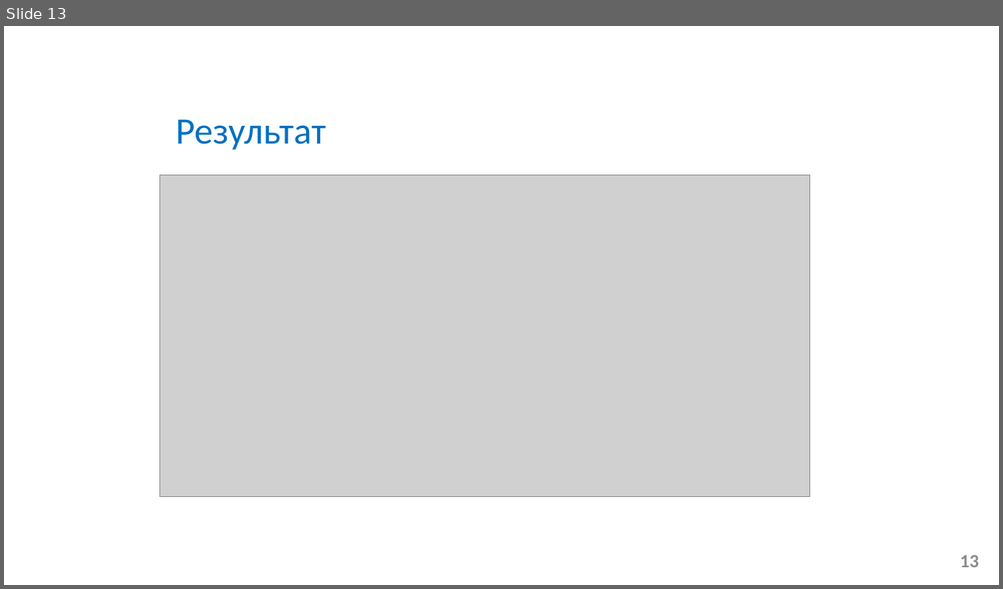
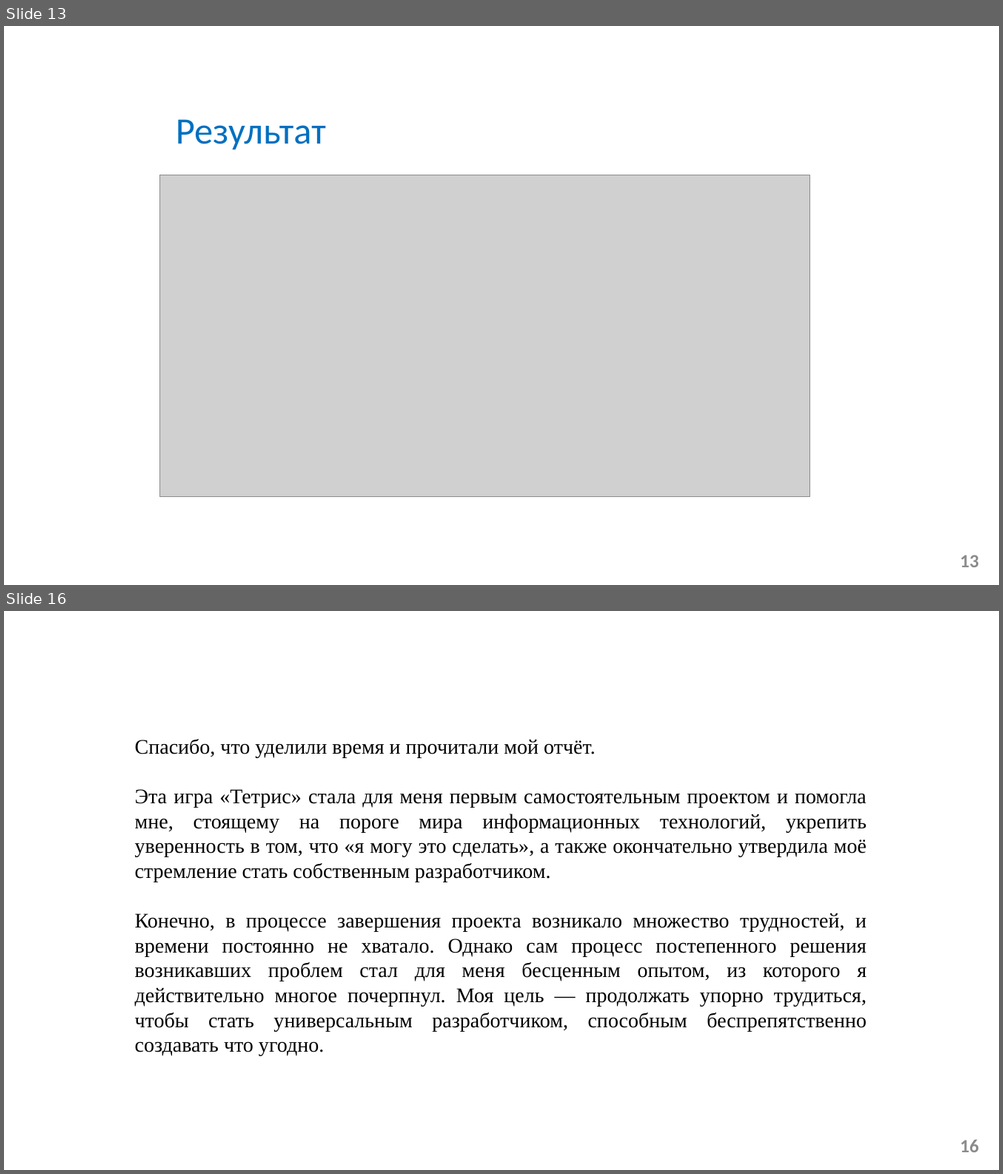
Before and after one commit to ryongbom/Tetris, a slide deck: отчёт_проекта_Tetirsgame_АСУб-25_Чон Рён Бом.pptx. Shown one above the other, each under a label of ours: slide 13 before the commit, slides 13 and 16 after it; the slides between them are not shown. The pictures are 1003x589 and 1003x1174 pixels, drawn with LibreOffice and Linux fonts; fonts in the diff are those of the drawing; grey boxes stand for pictures; background and template pictures are left out. Boxes give left, top, right and bottom in pixels: in the first picture for what was removed or moved away, otherwise in the second. Text is boxed around its words. In the diff, an @@ line names an element or a change of style, - is before the commit and + after.

```diff
--- a/отчёт_проекта_Tetirsgame_АСУб-25_Чон Рён Бом.pptx
+++ b/отчёт_проекта_Tetirsgame_АСУб-25_Чон Рён Бом.pptx
@@ slide 16 added at bbox=[4, 611, 999, 1170], background picture (left out) @@
@@ text added at bbox=[135, 739, 866, 1056], 20 pt, text #000000 @@
+Спасибо, что уделили время и прочитали мой отчёт.
+Эта игра «Тетрис» стала для меня первым самостоятельным проектом и помогла мне, стоящему на пороге мира информационных технологий, укрепить уверенность в том, что «я могу это сделать», а также окончательно утвердила моё стремление стать собственным разработчиком.
+Конечно, в процессе завершения проекта возникало множество трудностей, и времени постоянно не хватало. Однако сам процесс постепенного решения возникавших проблем стал для меня бесценным опытом, из которого я действительно многое почерпнул. Моя цель — продолжать упорно трудиться, чтобы стать универсальным разработчиком, способным беспрепятственно создавать что угодно.
@@ page number added at bbox=[959, 1140, 979, 1153], 18 pt, text #8C8C8C, bold @@
+16
```
Also in this commit, not shown: 1 slide changed, 3 other slides added, 2 slides removed.
